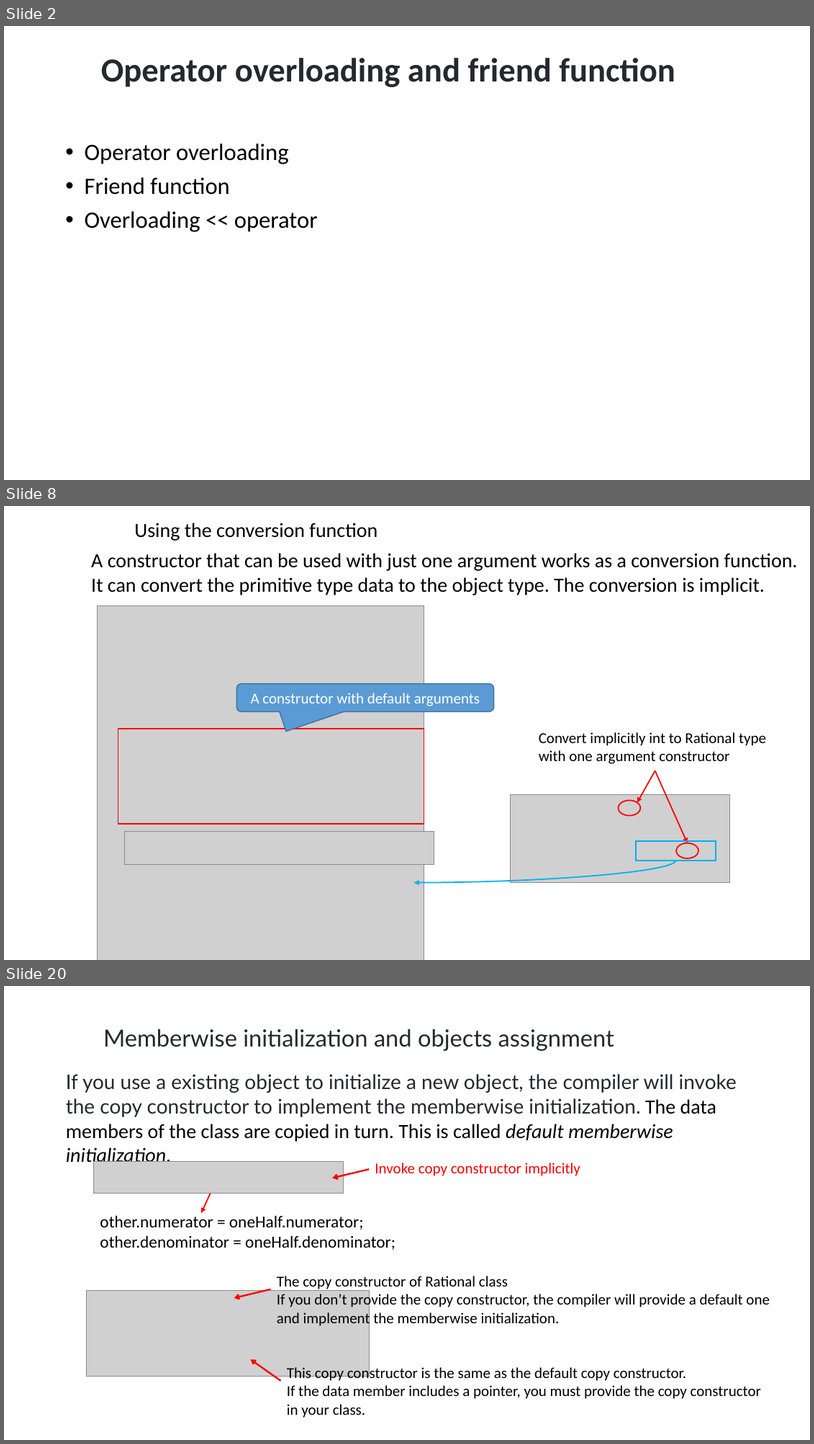
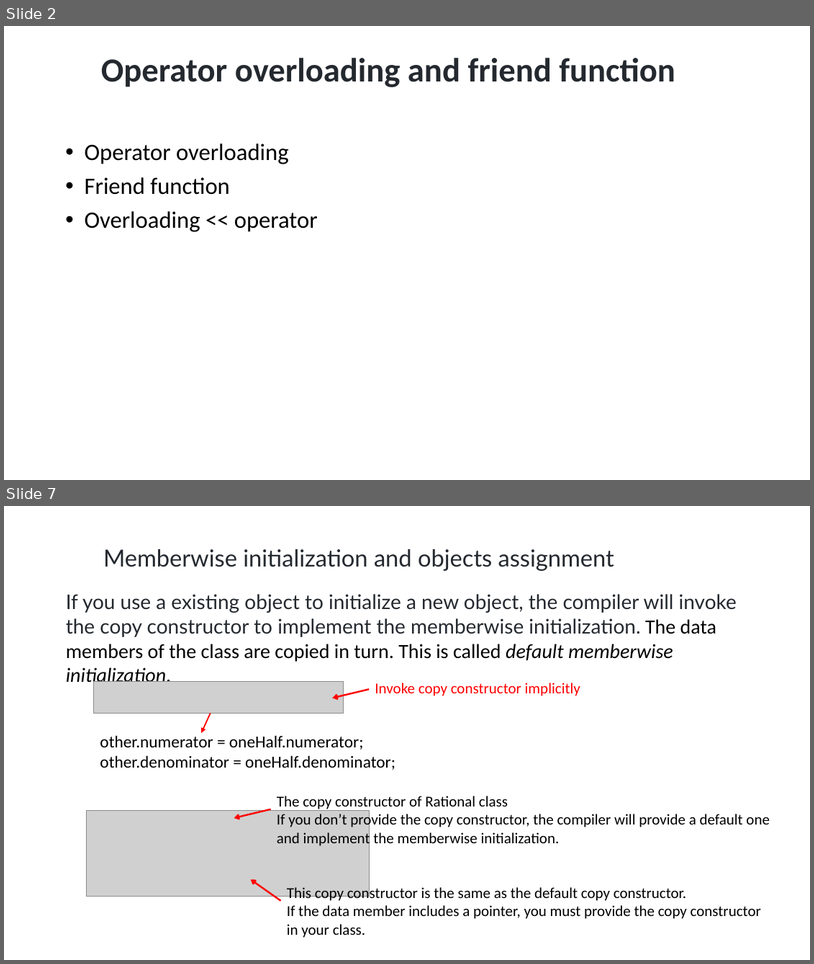
Before and after one commit to ShiqiYu/CPP, a slide deck: week10/Lab10.pptx. Shown one above the other, each under a label of ours: slides 2, 8 and 20 before the commit, slides 2 and 7 after it; the slides between them are not shown. The pictures are 814x1444 and 814x964 pixels, drawn with LibreOffice and Linux fonts; fonts in the diff are those of the drawing; grey boxes stand for pictures; background and template pictures are left out. Boxes give left, top, right and bottom in pixels: in the first picture for what was removed or moved away, otherwise in the second. Text is boxed around its words. In the diff, an @@ line names an element or a change of style, - is before the commit and + after.

```diff
--- a/week10/Lab10.pptx
+++ b/week10/Lab10.pptx
@@ slide 8 removed at (x1=4, y1=506, x2=810, y2=960), background #FFFFFF @@
@@ text removed at (x1=134, y1=523, x2=378, y2=541) @@
-Using the conversion function
@@ text removed at (x1=91, y1=553, x2=798, y2=595) @@
-A constructor that can be used with just one argument works as a conversion function.
-It can convert the primitive type data to the object type. The conversion is implicit.
@@ picture removed at (x1=97, y1=606, x2=424, y2=960) @@
@@ rounded speech box removed at (x1=237, y1=684, x2=494, y2=712) @@
-A constructor with default arguments
@@ rectangle removed at (x1=118, y1=728, x2=424, y2=824) @@
@@ text removed at (x1=539, y1=732, x2=766, y2=764) @@
-Convert implicitly int to Rational type
-with one argument constructor
@@ group removed at (x1=619, y1=770, x2=699, y2=858): 2 ellipses, 2 arrows @@
@@ picture removed at (x1=511, y1=795, x2=731, y2=883) @@
@@ picture removed at (x1=124, y1=831, x2=434, y2=864) @@
@@ rectangle removed at (x1=636, y1=841, x2=716, y2=860) @@
@@ curved arrow removed from (676, 860) to (414, 883) @@
@@ what was slide 20 is now slide 7 @@
```
Also in this commit, not shown: 7 slides changed, 12 other slides removed.
